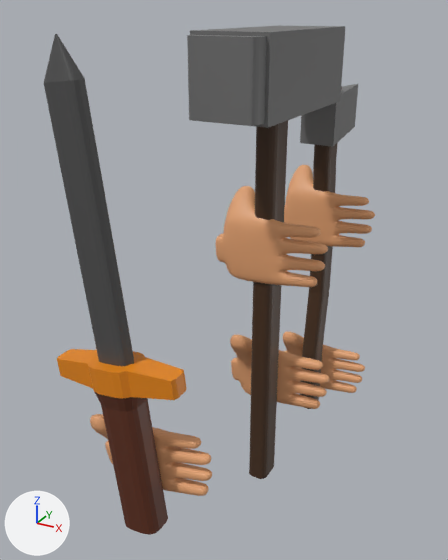
One commit to the Blender file Модели для игры - Models for the game/Оружие - Weapons/Weapons.blend: the scene before it, then after it.
One viewpoint serves both versions: a camera (50 mm lens) standing at (1.88, -2.32, 3.52) and looking at (-0.15, 1.38, 1.66). Every picture has the same lights, and +X, +Y and +Z are marked at lower left.
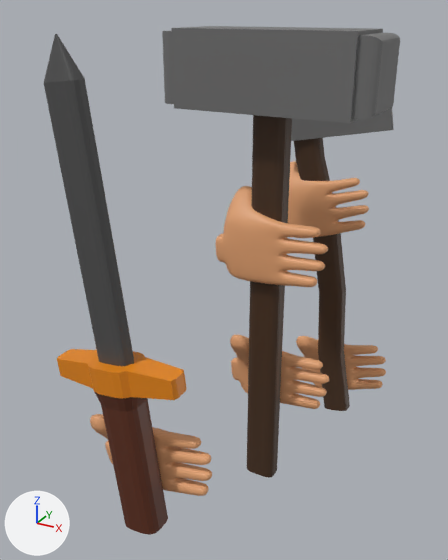
Changed parts and their boxes (x1, y1, x2, y2) in the pictures (448 x 560 px):
'Hammer', turned: before (187, 25, 345, 479); after (162, 26, 400, 478)
'Axe', moved, turned: before (300, 84, 358, 409); after (291, 108, 394, 411)
'Cube.005', moved, turned: before (284, 165, 375, 247); after (288, 161, 369, 238)
'Cube.004', moved, turned: before (283, 332, 365, 393); after (296, 336, 386, 390)

Edits to the bpy script that builds the scene:
```text
Change ob_axe:
    ob_axe.location: (0.193, 2.446, 2.832) -> (-0.013, 2.446, 2.832)
    ob_axe.rotation_euler: (-1.571, 0.0, -1.571) -> (-1.571, 0.175, -3.142)  # degrees (-90, 0, -90) -> degrees (-90, 10, -180)
Change ob_hammer:
    ob_hammer.rotation_euler: (-1.571, 0.0, -1.571) -> (-1.571, 0.0, -3.142)  # degrees (-90, 0, -90) -> degrees (-90, 0, -180)
Change ob_cube_004:
    ob_cube_004.location: (0.118, 2.572, 0.38) -> (0.341, 2.529, 0.434)
    ob_cube_004.rotation_euler: (0.0, 1.484, 0.0) -> (0.0, 1.265, 0.0)  # degrees (0, 85, 0) -> degrees (0, 72, 0)
Change ob_cube_005:
    ob_cube_005.location: (0.118, 2.373, 1.899) -> (0.088, 2.373, 1.952)
    ob_cube_005.rotation_euler: (0.0, -1.658, 0.0) -> (0.0, -1.876, 0.0)  # degrees (0, -95, 0) -> degrees (0, -107, 0)
```
